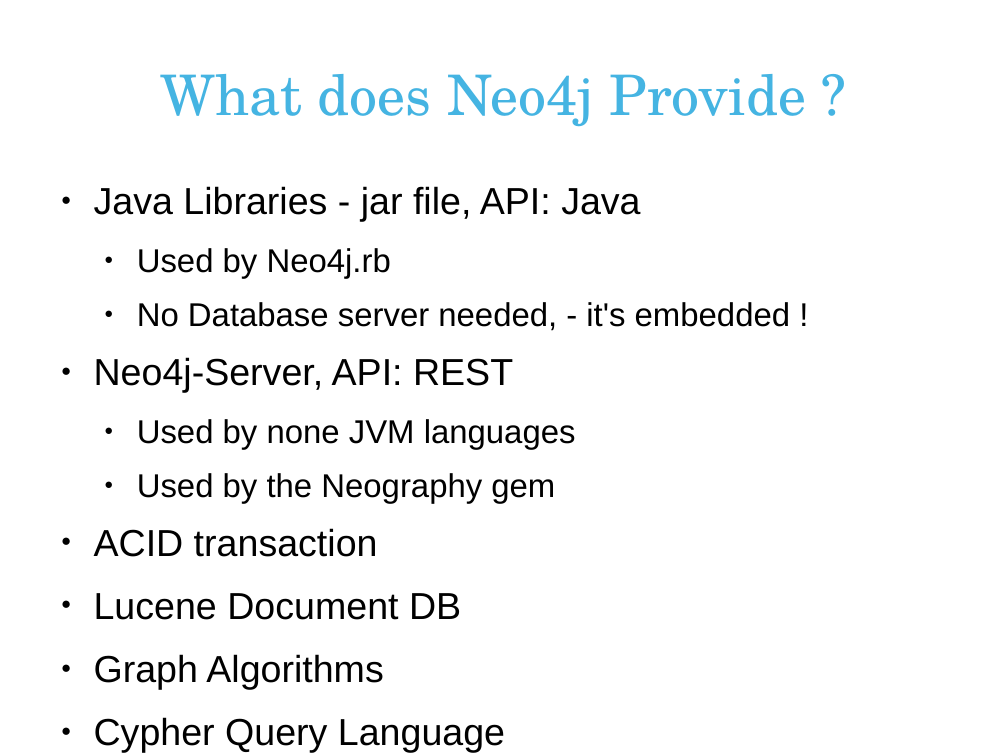
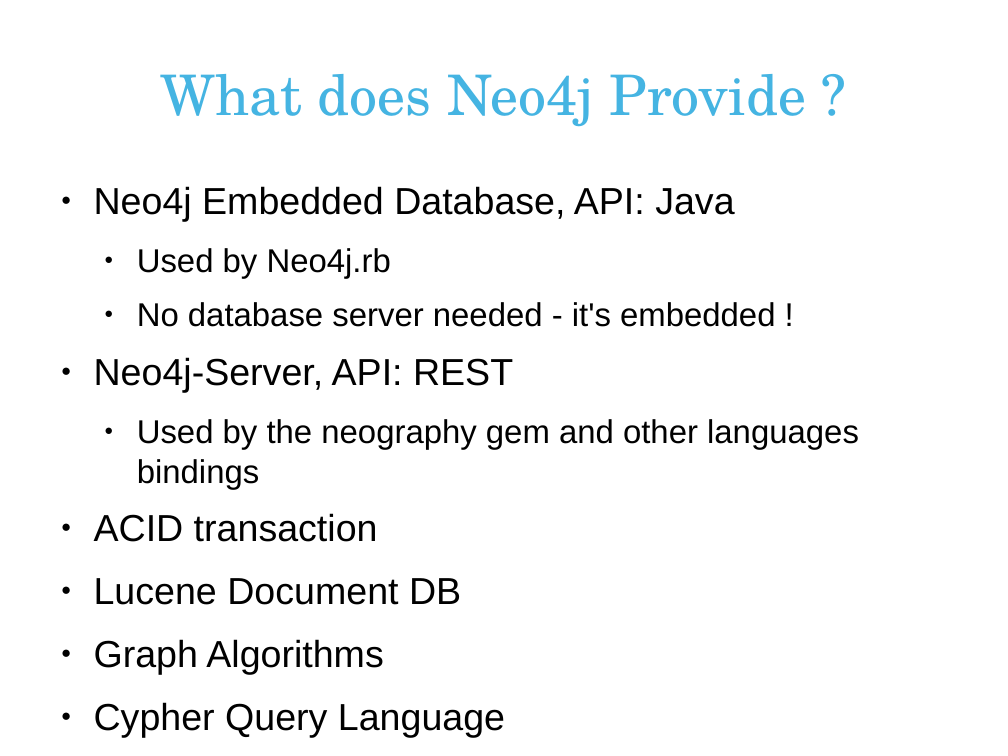
Before and after one commit to andreasronge/andreasronge.github.com, a slide deck: slide 19 of JRubyConf.odp. Drawn at 1008x756 pixels with LibreOffice and Linux fonts; fonts in the diff are those of the drawing; background and template pictures are left out. Boxes give left, top, right and bottom in pixels: in the first picture for what was removed or moved away, otherwise in the second. Text is boxed around its words. In the diff, an @@ line names an element or a change of style, - is before the commit and + after.

```diff
--- a/JRubyConf.odp
+++ b/JRubyConf.odp
@@ text at (x1=94, y1=186, x2=734, y2=221): text changed @@
-● Java Libraries - jar file, API: Java
+● Neo4j Embedded Database, API: Java
@@ text at (x1=137, y1=302, x2=775, y2=327): text changed @@
-  ● No Database server needed, - it's embedded !
+  ● No database server needed - it's embedded !
@@ text at (x1=137, y1=419, x2=859, y2=489): text changed @@
-  ● Used by none JVM languages
-  ● Used by the Neography gem
+  ● Used by the neography gem and other languages bindings
```
Also in this commit, not shown: 5 other slides changed, 1 slide added, 1 slide removed.
